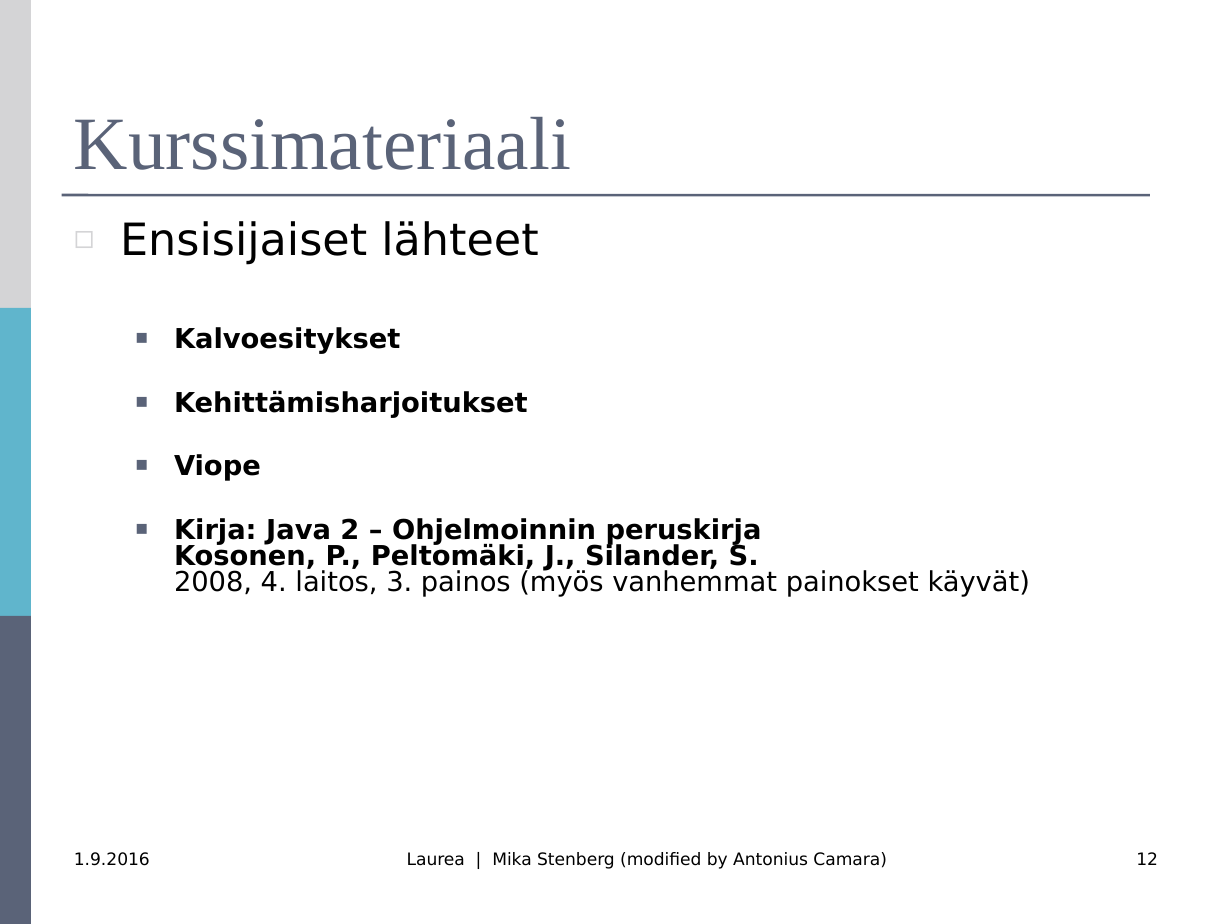
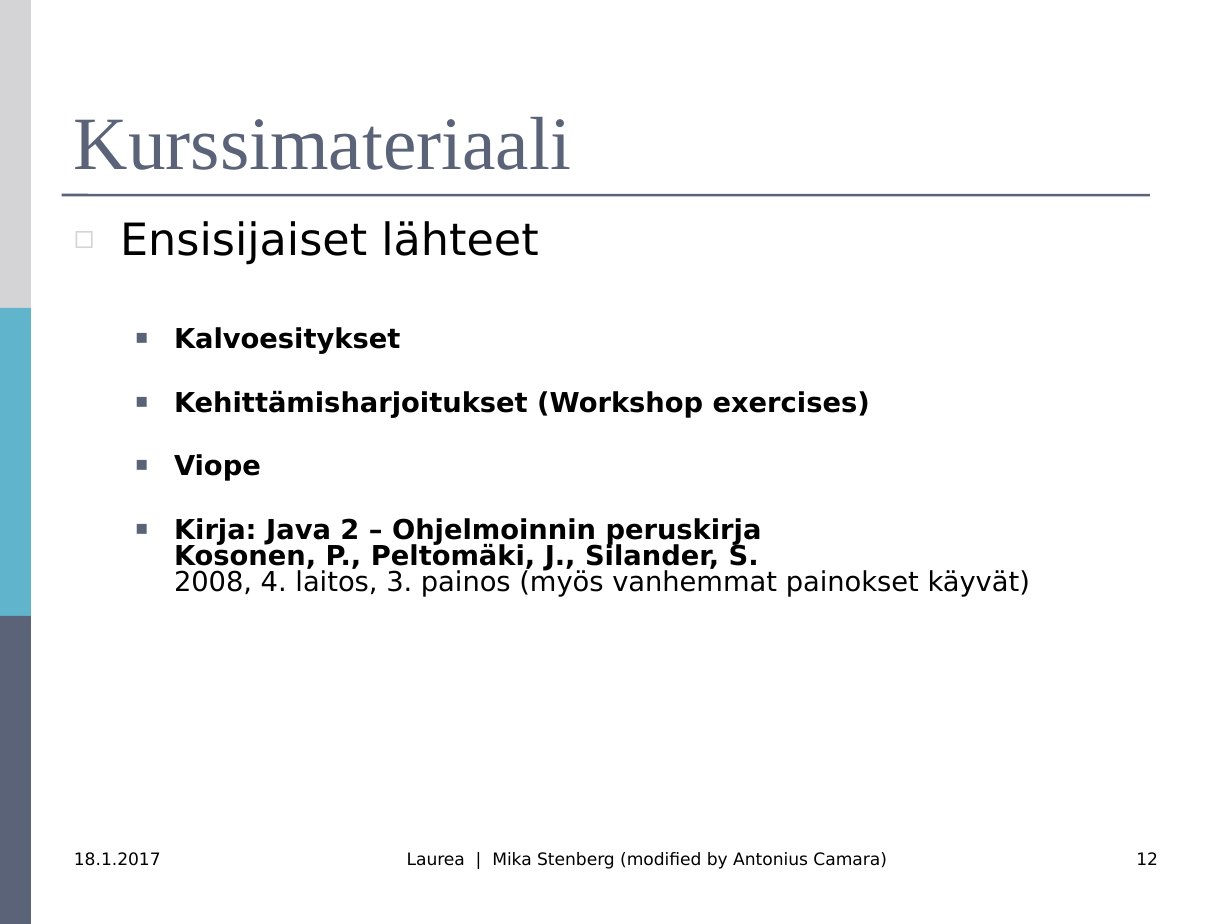
Before and after one commit to mjstenbe/OO_2017, a slide deck: slide 12 of Lecture materials (Antonius)/R0027-Luento-1-Intro.pptx. Drawn at 1232x924 pixels with LibreOffice and Linux fonts; fonts in the diff are those of the drawing. Boxes give left, top, right and bottom in pixels: in the first picture for what was removed or moved away, otherwise in the second. Text is boxed around its words. In the diff, an @@ line names an element or a change of style, - is before the commit and + after.

```diff
--- a/Lecture materials (Antonius)/R0027-Luento-1-Intro.pptx
+++ b/Lecture materials (Antonius)/R0027-Luento-1-Intro.pptx
@@ text at (174,390,870,418): text changed @@
-  ■ Kehittämisharjoitukset
+  ■ Kehittämisharjoitukset (Workshop exercises)
@@ text at (74,852,161,866): text changed @@
-1.9.2016
+18.1.2017
```
Also in this commit, not shown: 32 other slides changed, 5 other files.
